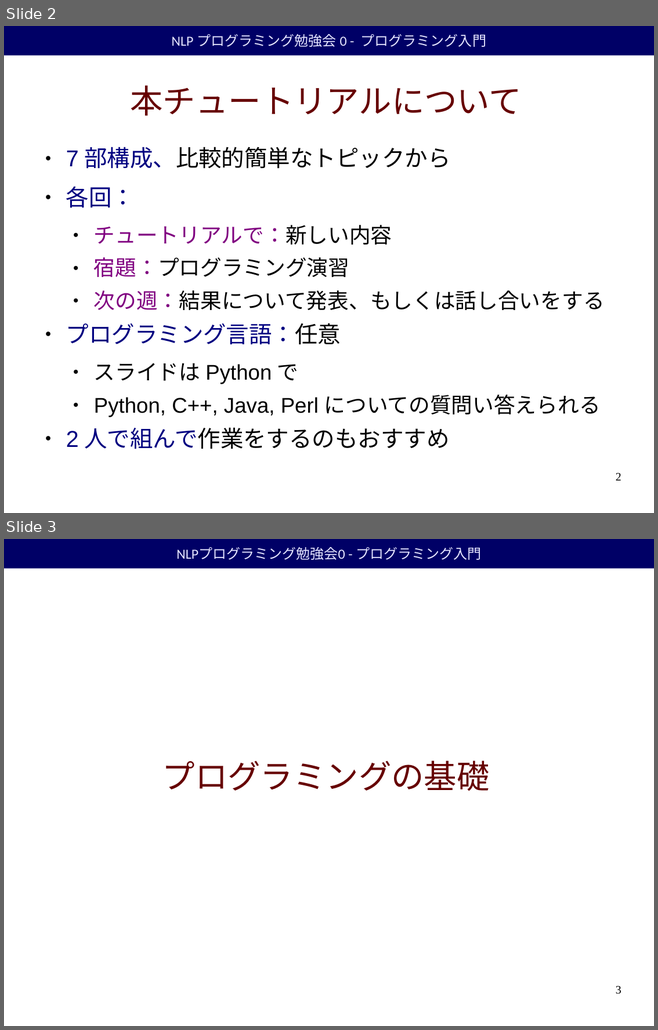
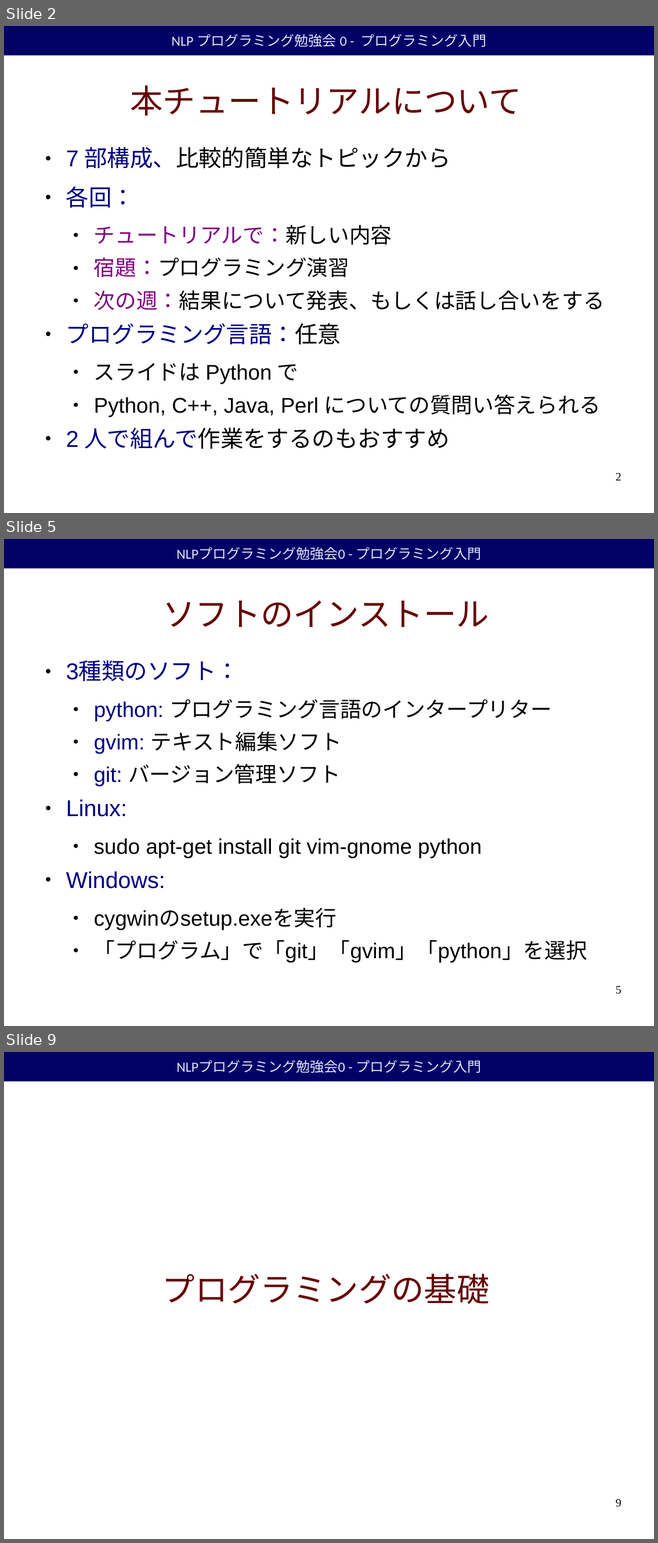
Before and after one commit to duffrind/nlppractice, a slide deck: 00-intro/nlp-programming-ja-00-intro.odp. Shown one above the other, each under a label of ours: slides 2 and 3 before the commit, slides 2, 5 and 9 after it; the slides between them are not shown. The pictures are 658x1030 and 658x1543 pixels, drawn with LibreOffice and Linux fonts; fonts in the diff are those of the drawing; background and template pictures are left out. Boxes give left, top, right and bottom in pixels: in the first picture for what was removed or moved away, otherwise in the second. Text is boxed around its words. In the diff, an @@ line names an element or a change of style, - is before the commit and + after.

```diff
--- a/00-intro/nlp-programming-ja-00-intro.odp
+++ b/00-intro/nlp-programming-ja-00-intro.odp
@@ slide 5 added at (x1=4, y1=539, x2=654, y2=1026), background #FFFFFF; not listed: 1 template element that a slide beside it also shows @@
@@ title added at (x1=162, y1=600, x2=489, y2=627), 40 pt, text #660000 @@
+ソフトのインストール
@@ text added at (x1=66, y1=661, x2=587, y2=963), 26 pt, text #000000 @@
+● 3種類のソフト：
+  ● python: プログラミング言語のインタープリター
+  ● gvim: テキスト編集ソフト
+  ● git: バージョン管理ソフト
+● Linux:
+  ● sudo apt-get install git vim-gnome python
+● Windows:
+  ● cygwinのsetup.exeを実行
+  ● 「プログラム」で「git」「gvim」「python」を選択
@@ page number added at (x1=615, y1=986, x2=621, y2=994), 14 pt, text #000000 @@
+5
@@ what was slide 3 is now slide 9 @@
@@ page number at (x1=615, y1=1499, x2=621, y2=1507): text changed @@
-3
+9
```
Also in this commit, not shown: 2 slides changed, 4 other slides added, 4 other files.
